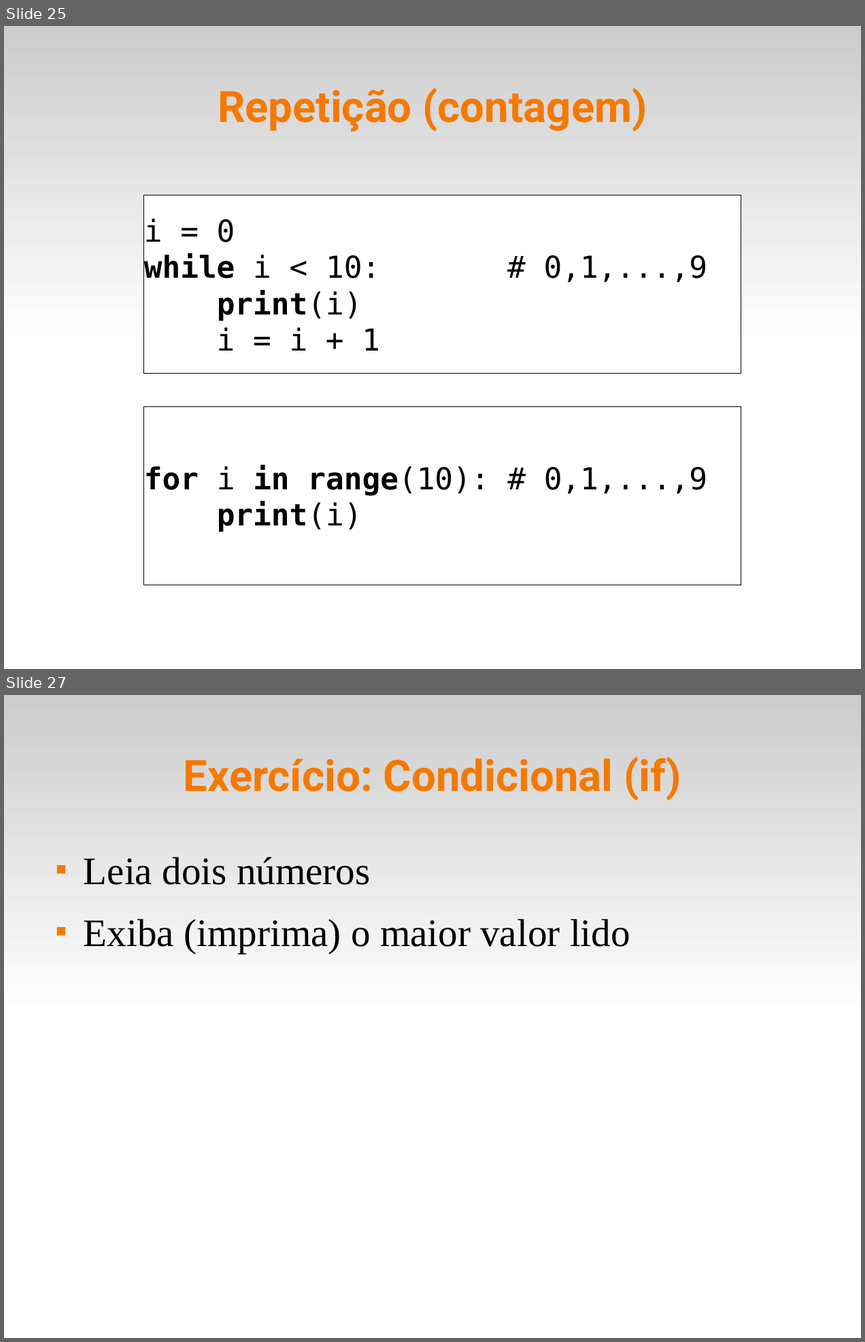
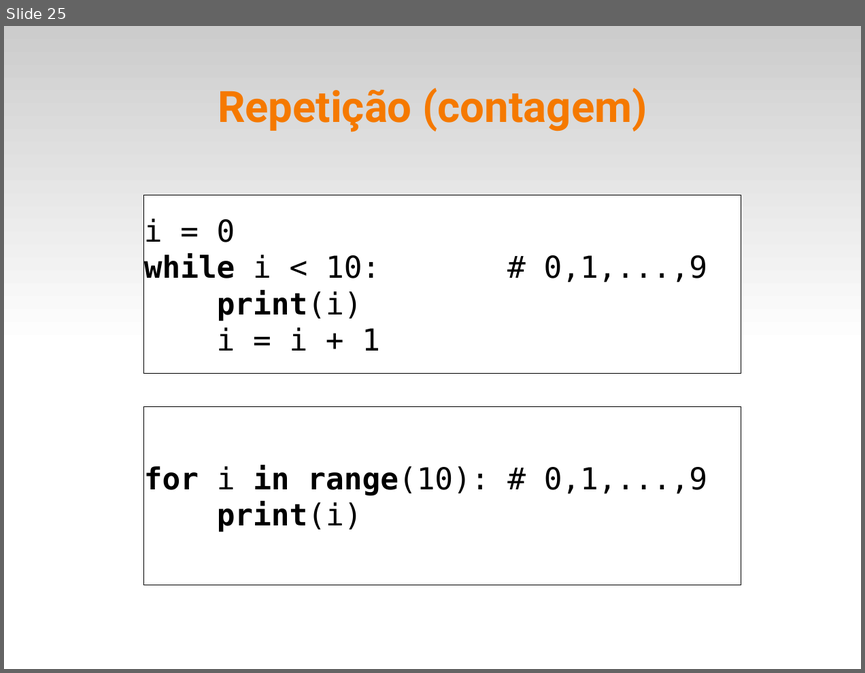
Before and after one commit to fsantanna-uerj/IPD, a slide deck: slides/ipd-03.odp. Shown one above the other, each under a label of ours: slides 25 and 27 before the commit, slide 25 after it; the slides between them are not shown. The pictures are 865x1342 and 865x673 pixels, drawn with LibreOffice and Linux fonts; fonts in the diff are those of the drawing. Boxes give left, top, right and bottom in pixels: in the first picture for what was removed or moved away, otherwise in the second. Text is boxed around its words. In the diff, an @@ line names an element or a change of style, - is before the commit and + after.

```diff
--- a/slides/ipd-03.odp
+++ b/slides/ipd-03.odp
@@ slide 27 removed at [4, 695, 861, 1338], background #FFFFFF; not listed: 1 template element that a slide beside it also shows @@
@@ title removed at [184, 757, 681, 800] @@
-Exercício: Condicional (if)
@@ text removed at [84, 857, 630, 953] @@
-■ Leia dois números
-■ Exiba (imprima) o maior valor lido
```
Also in this commit, not shown: 10 slides changed, 3 other slides removed, 7 other files.
